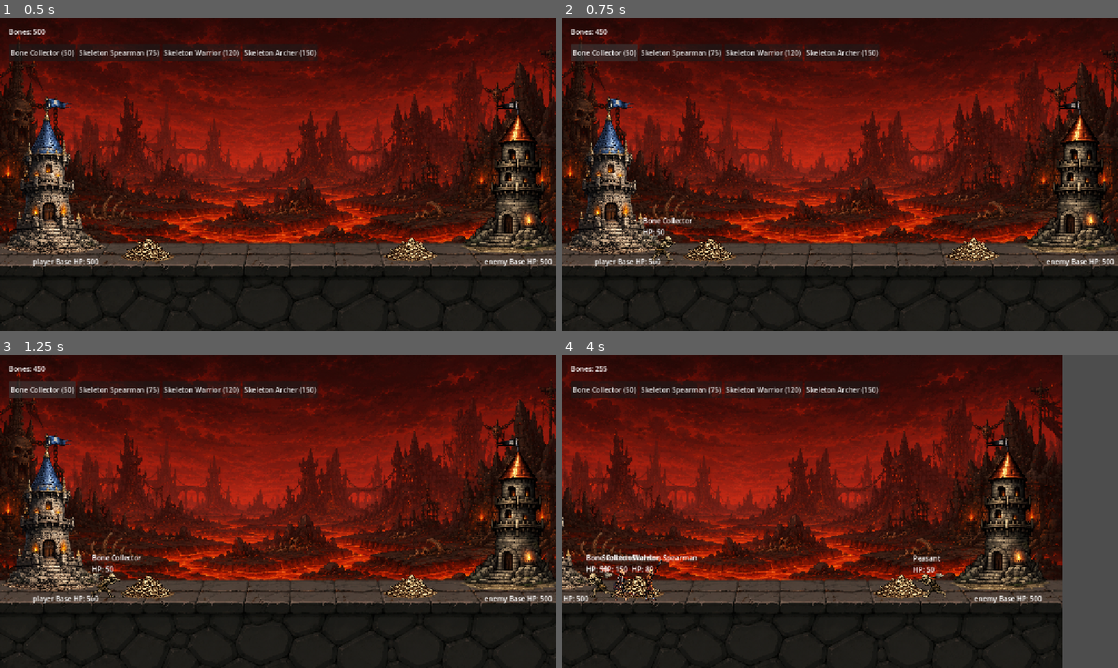
Above: before the commit, frames 1-4 (two rows, left to right).
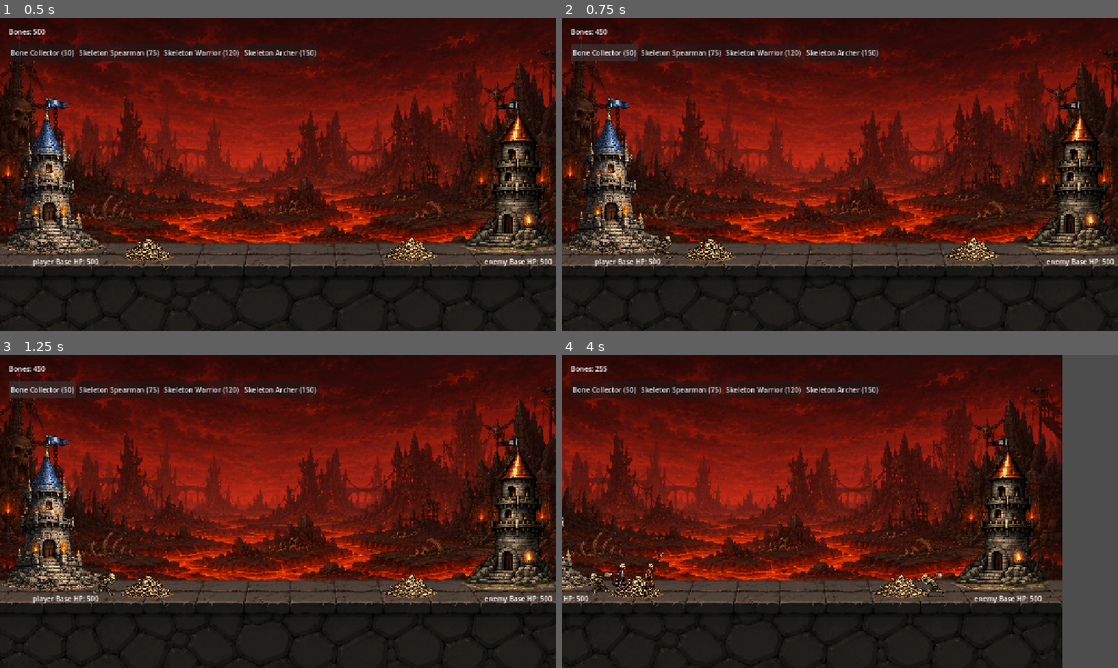
Above: after the commit, the same moments.

Repository: kyledeocades/BoneKingdom
Game: Godot game, scene res://scenes/Main.tscn
The game is run twice, just before and just after one commit, with the same random seed, the same clock (stepped at 60 frames per second) and the same inputs.
Inputs (mouse positions are in pixels of both pictures, inside the frame that each line leads up to):
- Up to frame 1 (0.5 s): no input
- Up to frame 2 (0.75 s): click "Bone Collector (50)" at 0.5 s
- Up to frame 3 (1.25 s): no input
- Up to frame 4 (4 s): click "Skeleton Spearman (75)" at 1.25 s; click "Skeleton Warrior (120)" at 2 s; move the mouse to (962, 495) at 2.77 s; hold Right (ui_right) 2.78-3.5 s; click (962, 495) at 2.92 s; drag from (728, 527) to (812, 574) at 3.52 s

Frame 1 is identical in both runs. In frame 2, 0.3% of the frame differs, in the area x 14-24%, y 63-78%; in frame 3, 0.3%; in frame 4, 1.1%, in the area x 4-69%, y 63-79%.

Commit message:
hide labels

Diff:
--- a/scenes/units/CombatUnit.tscn
+++ b/scenes/units/CombatUnit.tscn
@@ -299,6 +299,7 @@
 script = ExtResource("1_combat")
 
 [node name="Label" type="Label" parent="." unique_id=1410317595]
+visible = false
 offset_left = -35.0
 offset_top = -45.0
 offset_right = 5.0
@@ -307,8 +308,8 @@
 
 [node name="AnimatedSprite2D" type="AnimatedSprite2D" parent="." unique_id=567630334]
 texture_filter = 1
-position = Vector2(12, -6)
-scale = Vector2(1.1, 1.1)
+position = Vector2(12, -20)
+scale = Vector2(1.2, 1.2)
 sprite_frames = SubResource("SpriteFrames_yw173")
 animation = &"Attack1"
 autoplay = "Idle"
--- a/scenes/units/WorkerUnit.tscn
+++ b/scenes/units/WorkerUnit.tscn
@@ -126,13 +126,14 @@
 shape = SubResource("RectangleShape2D_6e3tn")
 
 [node name="AnimatedSprite2D" type="AnimatedSprite2D" parent="." unique_id=1545629886]
-position = Vector2(0, 30)
-scale = Vector2(0.3, 0.3)
+position = Vector2(0, 28)
+scale = Vector2(0.28, 0.28)
 skew = -0.013962634
 sprite_frames = SubResource("SpriteFrames_0pj3p")
 animation = &"Dead"
 
 [node name="Label" type="Label" parent="." unique_id=1856155650]
+visible = false
 offset_left = -35.0
 offset_top = -45.0
 offset_right = 5.0
